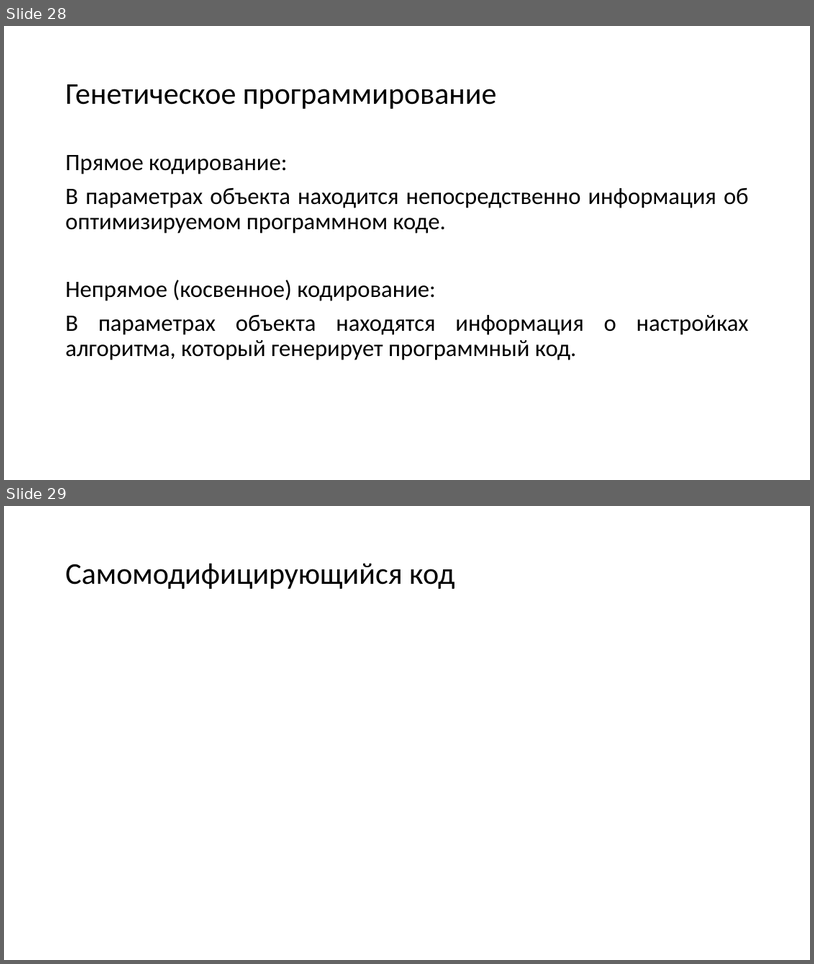
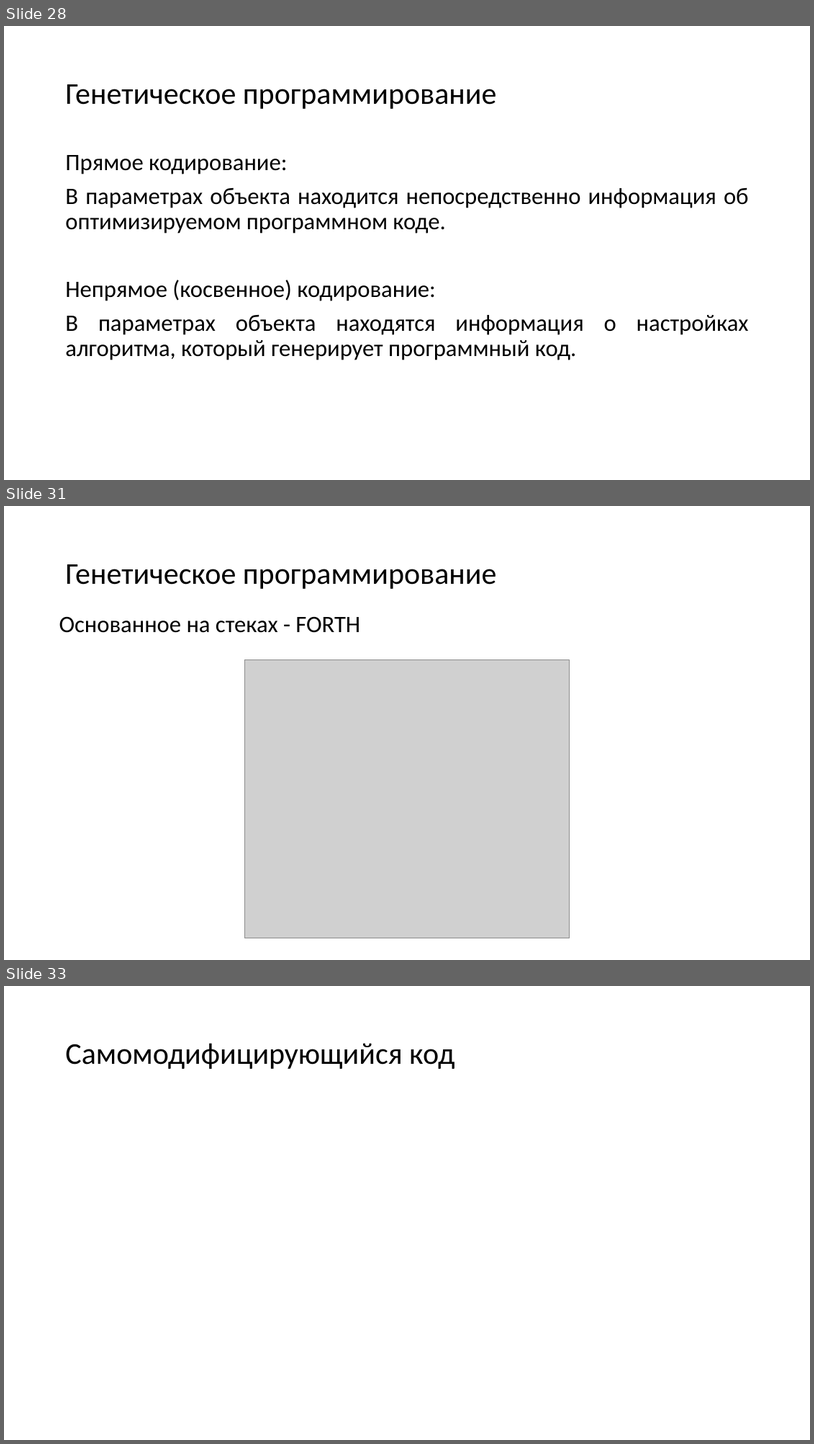
Before and after one commit to mosalov/AI_main_lectures, a slide deck: Лекция 15.pptx. Shown one above the other, each under a label of ours: slides 28 and 29 before the commit, slides 28, 31 and 33 after it; the slides between them are not shown. The pictures are 814x964 and 814x1444 pixels, drawn with LibreOffice and Linux fonts; fonts in the diff are those of the drawing; grey boxes stand for pictures. Boxes give left, top, right and bottom in pixels: in the first picture for what was removed or moved away, otherwise in the second. Text is boxed around its words. In the diff, an @@ line names an element or a change of style, - is before the commit and + after.

```diff
--- a/Лекция 15.pptx
+++ b/Лекция 15.pptx
@@ slide 31 added at [4, 506, 810, 960], background #FFFFFF @@
@@ title added at [65, 564, 497, 589], 36 pt, text #000000 @@
+Генетическое программирование
@@ text added at [59, 616, 360, 633], 28 pt, text #000000 @@
+Основанное на стеках - FORTH
@@ picture added at [245, 659, 570, 937] @@
@@ what was slide 29 is now slide 33 @@
```
Also in this commit, not shown: 3 other slides added.
